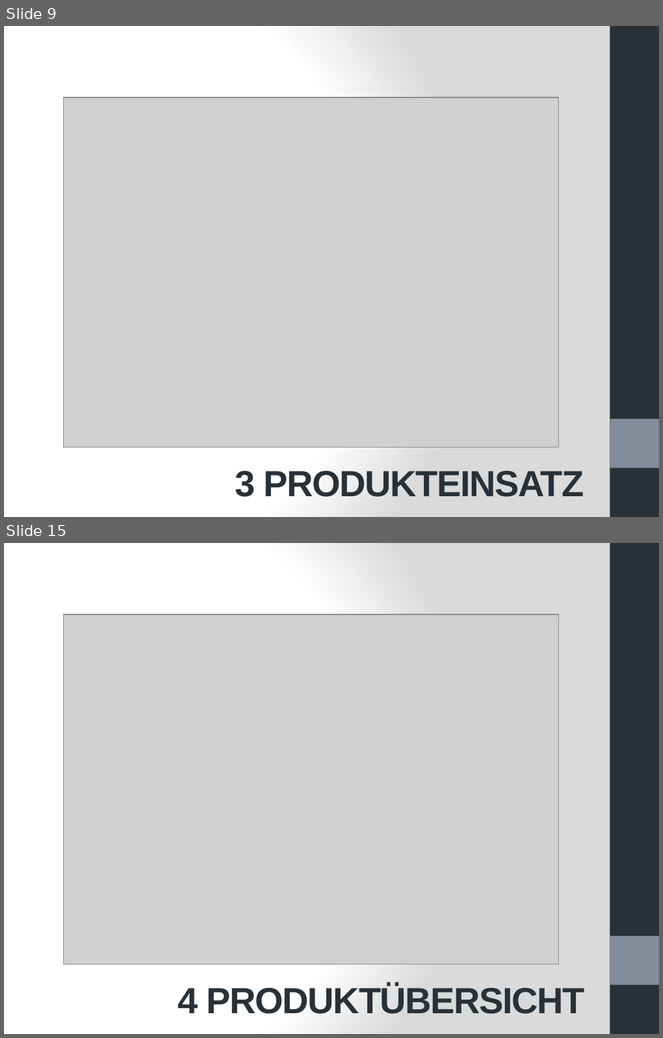
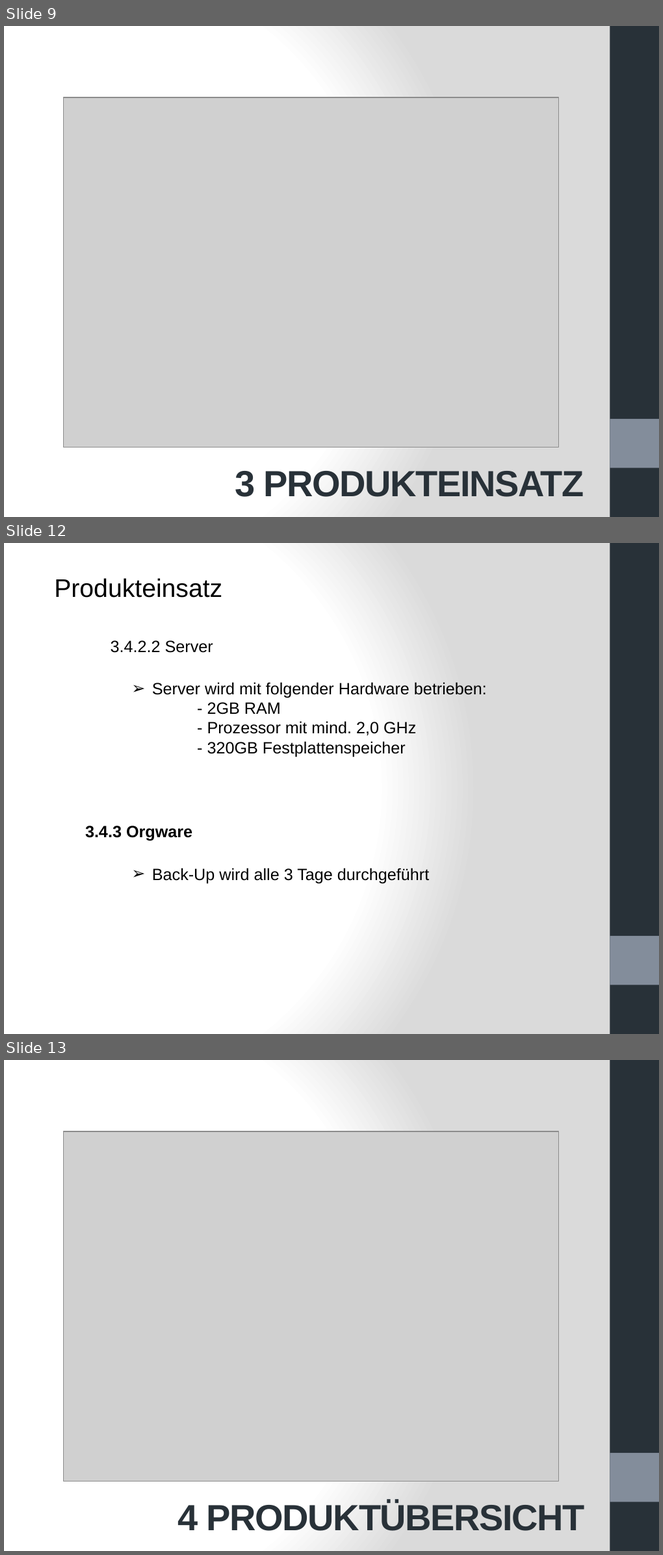
Before and after one commit to mjamaleddine/crowd-innovation, a slide deck: Meilenstein_3/Meilenstein3 - Pr.pptx. Shown one above the other, each under a label of ours: slides 9 and 15 before the commit, slides 9, 12 and 13 after it; the slides between them are not shown. The pictures are 663x1038 and 663x1555 pixels, drawn with LibreOffice and Linux fonts; fonts in the diff are those of the drawing; grey boxes stand for pictures. Boxes give left, top, right and bottom in pixels: in the first picture for what was removed or moved away, otherwise in the second. Text is boxed around its words. In the diff, an @@ line names an element or a change of style, - is before the commit and + after.

```diff
--- a/Meilenstein_3/Meilenstein3 - Pr.pptx
+++ b/Meilenstein_3/Meilenstein3 - Pr.pptx
@@ slide 12 added at (4, 543, 659, 1034), background gradient #FFFFFF to #DADADA; not listed: 2 template elements that a slide beside it also shows @@
@@ text added at (54, 578, 222, 598), 28 pt, text #000000 @@
+Produkteinsatz
@@ text added at (111, 641, 213, 653), 18 pt, text #000000 @@
+3.4.2.2 Server
@@ text added at (152, 682, 487, 757), 18 pt, text #000000 @@
+➢ Server wird mit folgender Hardware betrieben:
+- 2GB RAM
+- Prozessor mit mind. 2,0 GHz
+- 320GB Festplattenspeicher
@@ text added at (85, 826, 192, 841), 18 pt, text #000000, bold @@
+3.4.3 Orgware
@@ text added at (152, 868, 429, 884), 18 pt, text #000000 @@
+➢ Back-Up wird alle 3 Tage durchgeführt
@@ what was slide 15 is now slide 13 @@
```
Also in this commit, not shown: 19 slides changed, 9 other slides added, 9 slides removed.
